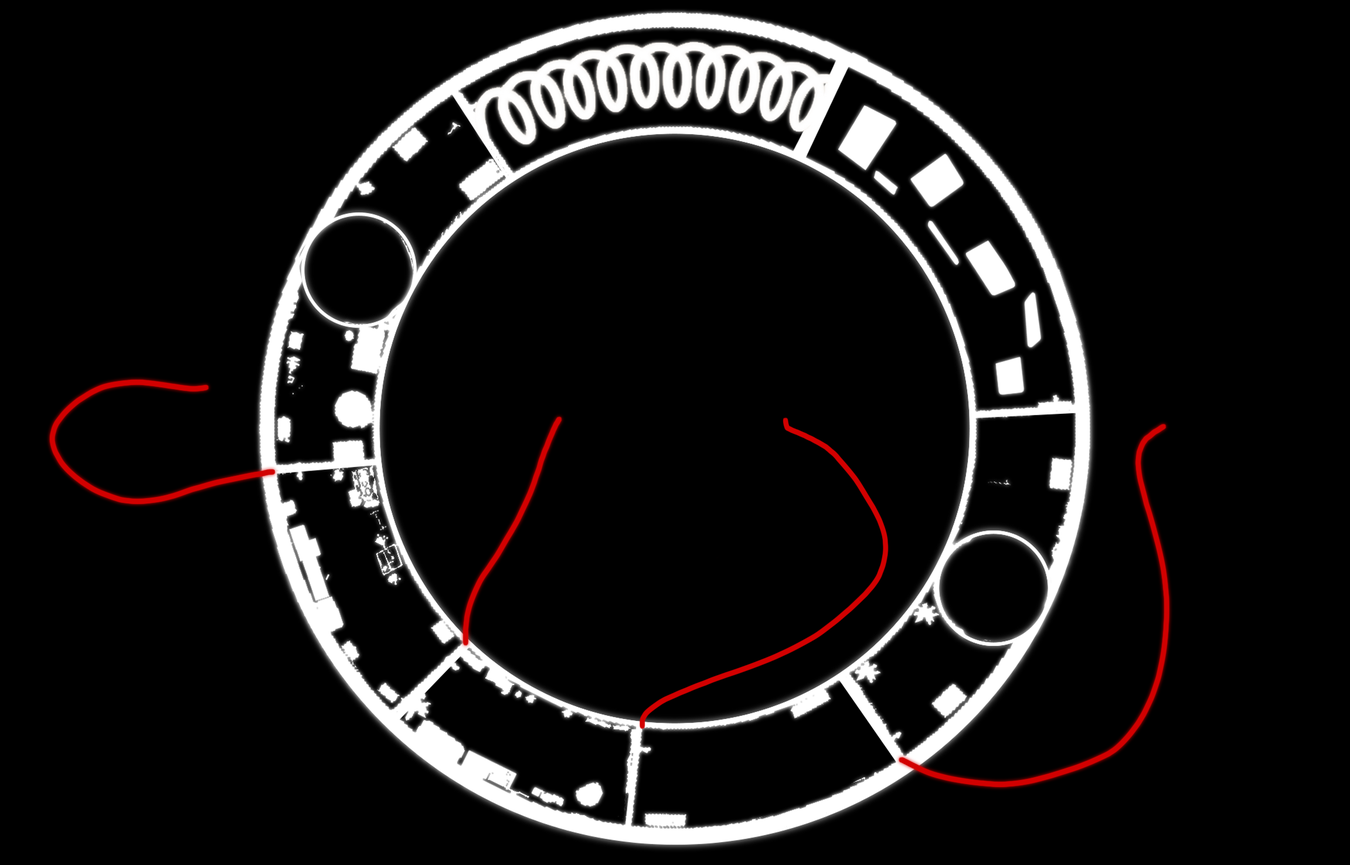
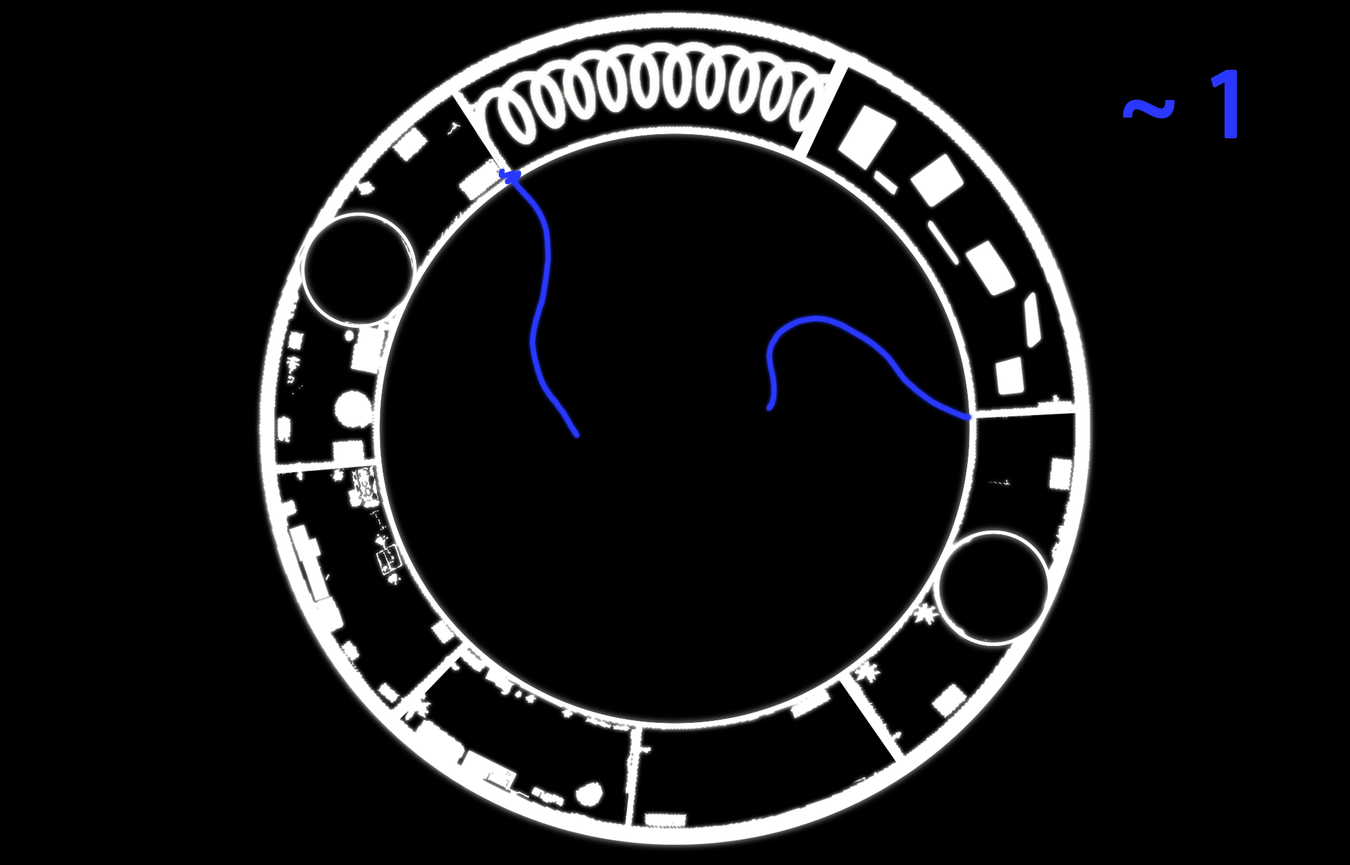
Comparing the layer stacks of the two 1350×865 images. Changes:
hid "4" over [45, 375, 1173, 791]
added layer "~1" above "1" over [1122, 69, 1238, 139]
showed "1" over [498, 168, 975, 442]
